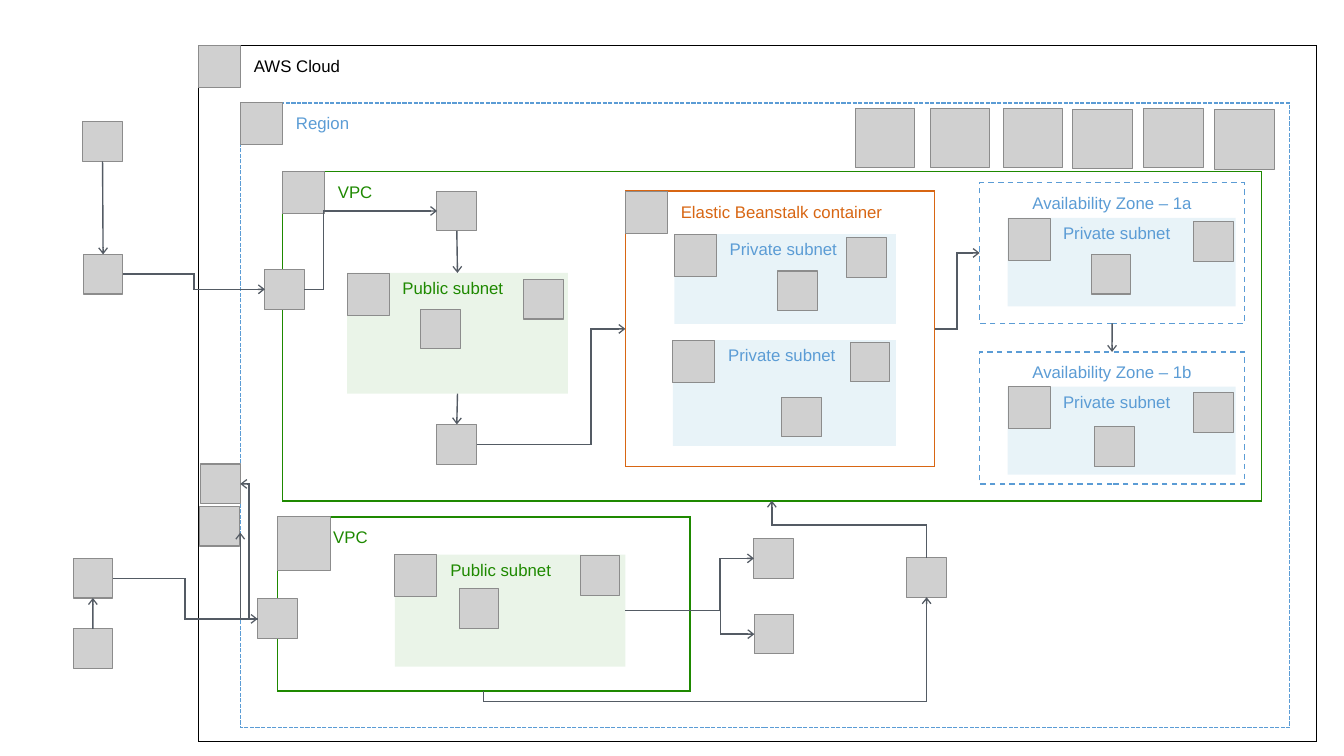
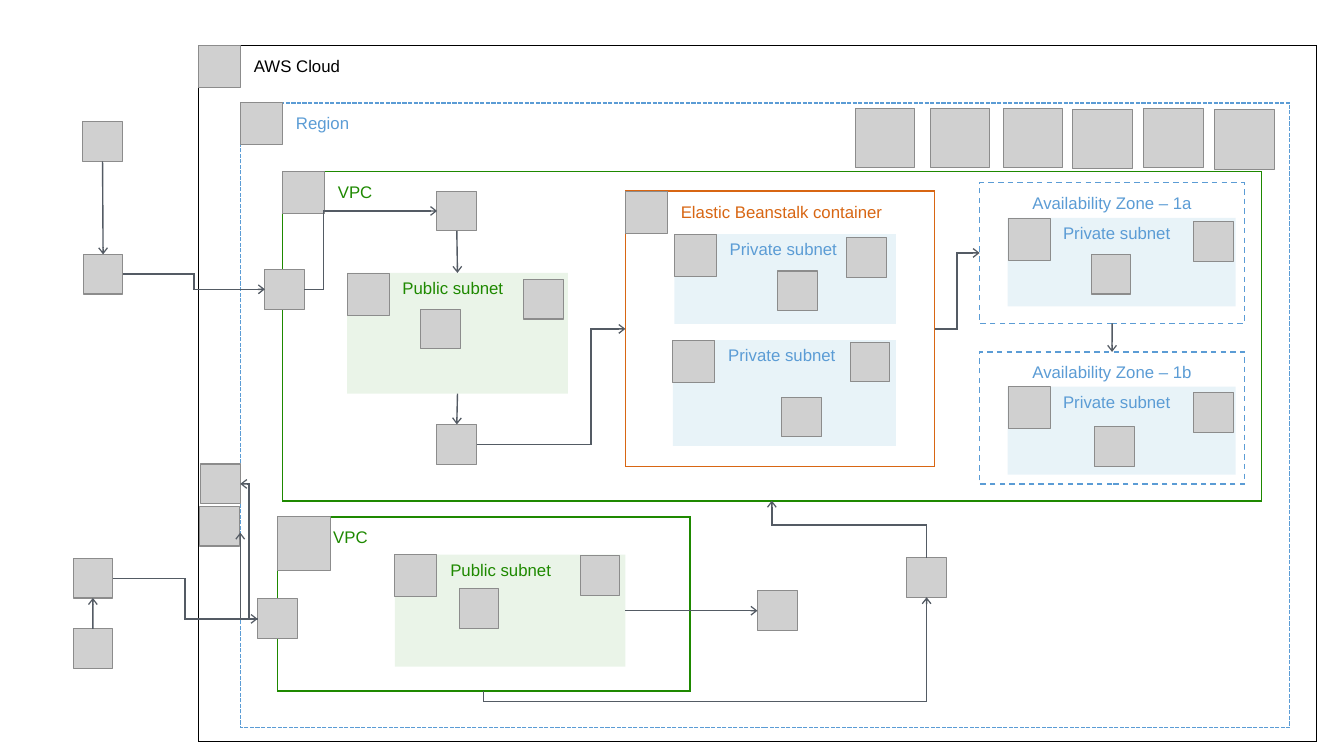
Before and after one commit to SeolMyeongJae/KSA-final-project, a slide deck: slide 5 of 06-최종산출물/AWS구성도/AWS 구성도 ver 0.5.pptx. Drawn at 1344x756 pixels with LibreOffice and Linux fonts; fonts in the diff are those of the drawing; grey boxes stand for pictures. Boxes give left, top, right and bottom in pixels: in the first picture for what was removed or moved away, otherwise in the second. Text is boxed around its words. In the diff, an @@ line names an element or a change of style, - is before the commit and + after.

```diff
--- a/06-최종산출물/AWS구성도/AWS 구성도 ver 0.5.pptx
+++ b/06-최종산출물/AWS구성도/AWS 구성도 ver 0.5.pptx
@@ picture removed at box(754, 538, 793, 578) @@
@@ elbow arrow removed from (625, 611) to (754, 559) @@
@@ picture: place and size @@
-picture at box(754, 614, 793, 653)
+picture at box(757, 591, 797, 630)
@@ elbow arrow moved from (625, 611) - (754, 634) to (625, 611) - (757, 611) @@
```
Also in this commit, not shown: 2 other slides changed.
